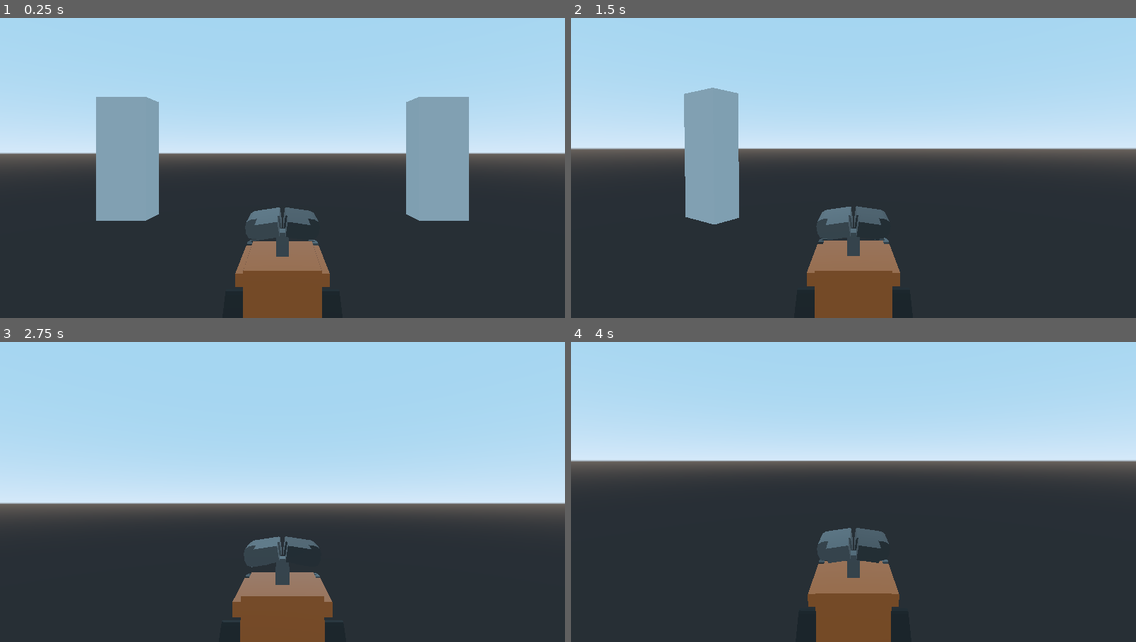
Above: before the commit, frames 1-4 (two rows, left to right).
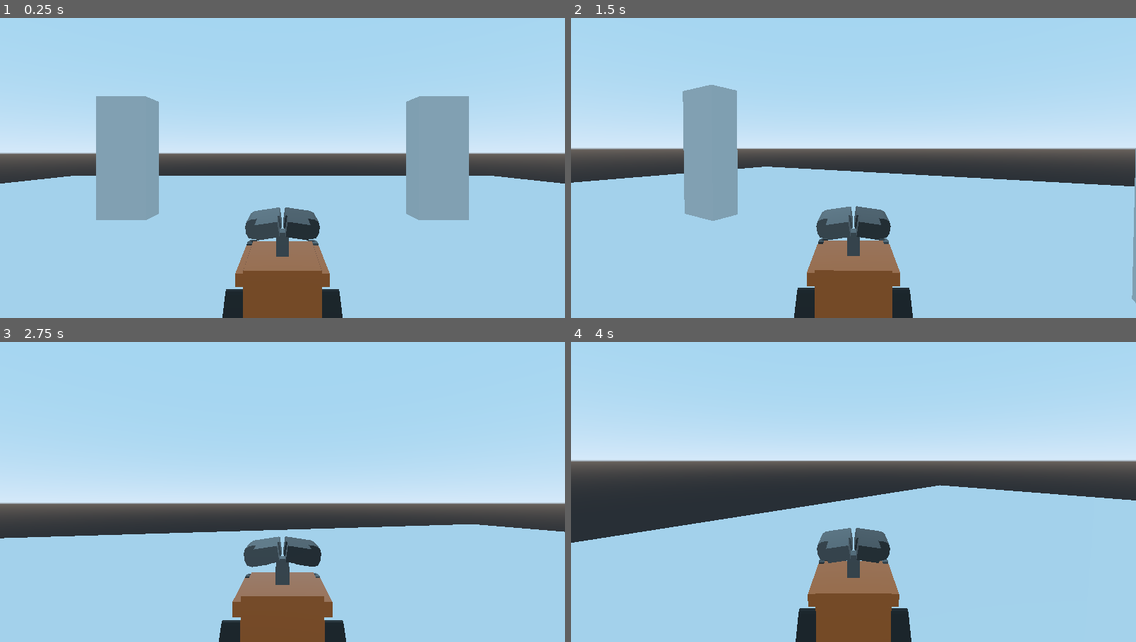
Above: after the commit, the same moments.

Repository: HaywardMorihara/simplest-third-person-controller-example
Game: Godot game, scene res://Main.tscn
Same seed, same stepped clock (60 frames per second), same inputs: the game is played once before the commit and once after it.
Inputs (mouse positions are in pixels of both pictures, inside the frame that each line leads up to):
- Up to frame 1 (0.25 s): no input
- Up to frame 2 (1.5 s): tap Enter at 0.5 s; move the mouse to (881, 153) at 0.52 s; hold W (move_forward) from 0.53 s (still down); move the mouse to (825, 156) at 1.27 s
- Up to frame 3 (2.75 s): keep holding W (move_forward); move the mouse to (293, 471) at 2.02 s
- Up to frame 4 (4 s): keep holding W (move_forward); move the mouse to (847, 483) at 2.77 s; move the mouse to (893, 480) at 3.52 s

The runs differ from the first frame. In frame 1, 38% of the frame differs, in the area x 0-100%, y 26-100%; in frame 2, 40%, in the area x 0-100%, y 22-100%; in frame 3, 32%; in frame 4, 39%.

Commit message:
Template

Diff:
--- a/Main.tscn
+++ b/Main.tscn
@@ -1,6 +1,12 @@
-[gd_scene load_steps=4 format=2]
+[gd_scene load_steps=6 format=2]
 
 [ext_resource path="res://Player/Player.tscn" type="PackedScene" id=1]
+
+[sub_resource type="BoxShape" id=1]
+extents = Vector3( 100, 1, 100 )
+
+[sub_resource type="CubeMesh" id=2]
+size = Vector3( 100, 2, 100 )
 
 [sub_resource type="BoxShape" id=3]
 extents = Vector3( 2, 5, 1 )
@@ -12,6 +18,14 @@
 
 [node name="Player" parent="." instance=ExtResource( 1 )]
 transform = Transform( 1, 0, 0, 0, 1, 0, 0, 0, 1, 0, 2.4503, 0 )
+
+[node name="Floor" type="StaticBody" parent="."]
+
+[node name="CollisionShape" type="CollisionShape" parent="Floor"]
+shape = SubResource( 1 )
+
+[node name="MeshInstance" type="MeshInstance" parent="Floor"]
+mesh = SubResource( 2 )
 
 [node name="Wall1" type="StaticBody" parent="."]
 transform = Transform( 1, 0, 0, 0, 1, 0, 0, 0, 1, 13, 6, 13 )
--- a/Player/Player.gd
+++ b/Player/Player.gd
@@ -1,9 +1,18 @@
 extends KinematicBody
 
+# TODO Optimize
+# TODO Move Camera code
+
 export var speed = 10.0
+export var gravity : float = -9.8
+export var mouse_camera_sensitivity = 0.01
+export var controller_camera_sensitivity = 0.1
+export var cam_max_v = 1.0
+export var cam_min_v = -1.0
+export var player_turn_smoothing = 0.5
 
-export var camera_rotation_sensitivity = 0.01
-
+var velocity = Vector3()
+var camera_movement = Vector2()
 
 func _ready():
 	# Makes your mouse disappear from the screen
@@ -16,27 +25,37 @@
 	input_direction.z = Input.get_action_strength("move_forward") - Input.get_action_strength("move_backward")
 	input_direction = input_direction.normalized()
 
+	if Input.is_action_pressed("camera_right") or Input.is_action_pressed("camera_left") or Input.is_action_pressed("camera_down") or Input.is_action_pressed("camera_up"):
+		camera_movement.x = (Input.get_action_strength("camera_right") - Input.get_action_strength("camera_left")) * controller_camera_sensitivity
+		camera_movement.y = (Input.get_action_strength("camera_down") - Input.get_action_strength("camera_up")) * controller_camera_sensitivity
+
 	var movement_direction = Vector3()
 	if input_direction != Vector3.ZERO:
 		# The direction of movement will be the input direction rotated in the direction of the camera
 		movement_direction = input_direction.rotated(Vector3.UP, $CameraYaw.rotation.y)
-		# Rotate the model so that it's facing the direction of movement
-		$ModelPivot.look_at(self.translation - movement_direction, Vector3.UP)
+		# (angle() is calculated by comparing the +X (1, 0) and the point)
+		# so z is x and x is y when converting 3D to 2D because it appears the Y-axis rotation in 3D is relative to the +Z axis
+		# TODO Bug when turning towards the camera left to towards the camera right
+		var new_rotation = Vector2(movement_direction.z, movement_direction.x).angle()
+		$ModelPivot.rotation.y = lerp($ModelPivot.rotation.y, new_rotation, player_turn_smoothing)
 
 	var velocity = Vector3()
 	velocity.x = movement_direction.x * speed
 	velocity.z = movement_direction.z * speed
+	velocity.y += gravity * delta
 
 	move_and_slide(velocity, Vector3.UP)
+
+	# "yaw" is the term for side-to-side turning of the camera (around a vertical axis)
+	$CameraYaw.rotate(Vector3.DOWN, camera_movement.x)
+	# "pitch" is the term for up-and-down movement of the camera (around a horizontal axis)
+	$CameraYaw/CameraPitch.rotation.x = clamp($CameraYaw/CameraPitch.rotation.x + camera_movement.y, cam_min_v, cam_max_v)
+	camera_movement = Vector2.ZERO
 
 
 func _input(event):
 	if event is InputEventMouseMotion:
-		var camera_rotation = event.relative * camera_rotation_sensitivity
-		# "yaw" is the term for side-to-side turning of the camera (around a vertical axis)
-		$CameraYaw.rotate(Vector3.DOWN, camera_rotation.x)
-		# "pitch" is the term for up-and-down movement of the camera (around a horizontal axis)
-		$CameraYaw/CameraPitch.rotate(Vector3.RIGHT, camera_rotation.y)
+		camera_movement = event.relative * mouse_camera_sensitivity
 
 	if event is InputEventKey and event.is_pressed() and event.is_action("quit_game"):
 		get_tree().quit()
--- a/project.godot
+++ b/project.godot
@@ -49,6 +49,26 @@
 "events": [ Object(InputEventKey,"resource_local_to_scene":false,"resource_name":"","device":0,"alt":false,"shift":false,"control":false,"meta":false,"command":false,"pressed":false,"scancode":16777217,"physical_scancode":0,"unicode":0,"echo":false,"script":null)
  ]
 }
+camera_left={
+"deadzone": 0.5,
+"events": [ Object(InputEventJoypadMotion,"resource_local_to_scene":false,"resource_name":"","device":0,"axis":2,"axis_value":-1.0,"script":null)
+ ]
+}
+camera_right={
+"deadzone": 0.5,
+"events": [ Object(InputEventJoypadMotion,"resource_local_to_scene":false,"resource_name":"","device":0,"axis":2,"axis_value":1.0,"script":null)
+ ]
+}
+camera_up={
+"deadzone": 0.5,
+"events": [ Object(InputEventJoypadMotion,"resource_local_to_scene":false,"resource_name":"","device":0,"axis":3,"axis_value":-1.0,"script":null)
+ ]
+}
+camera_down={
+"deadzone": 0.5,
+"events": [ Object(InputEventJoypadMotion,"resource_local_to_scene":false,"resource_name":"","device":0,"axis":3,"axis_value":1.0,"script":null)
+ ]
+}
 
 [physics]
 
Not shown, changed: README.md
